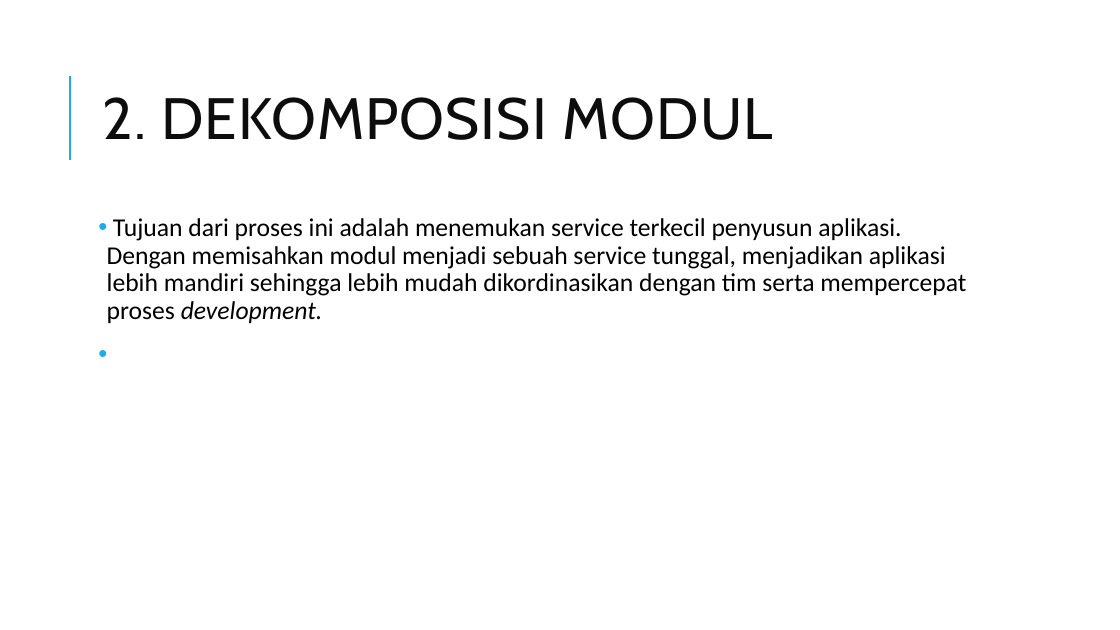
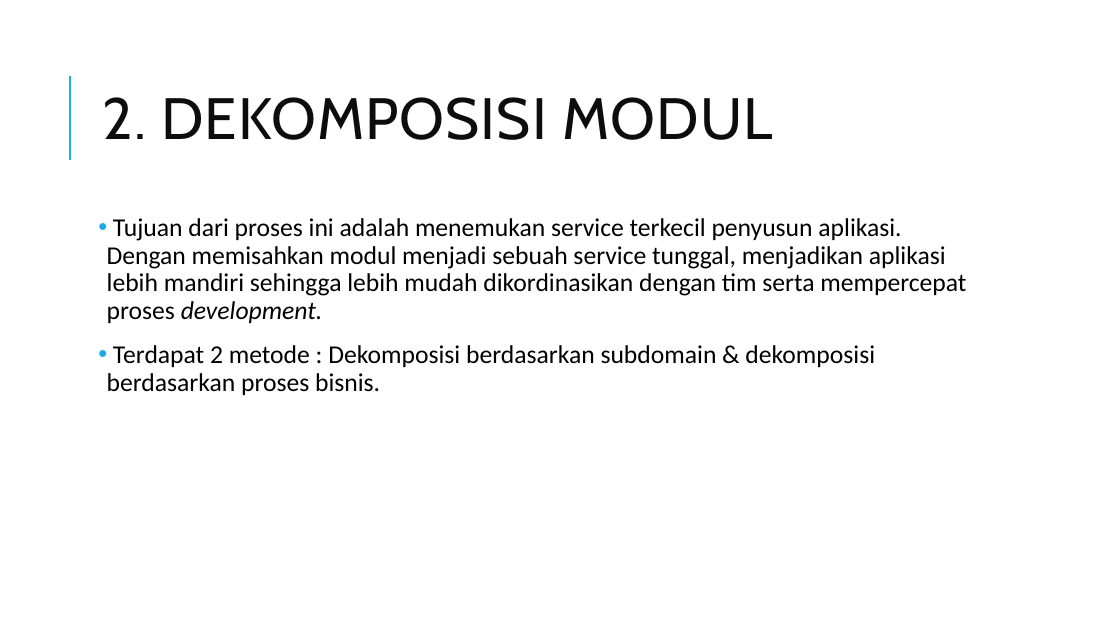
Before and after one commit to edriclaksaputra/tugasakhir, a slide deck: slide 14 of PPT.pptx. Drawn at 1120x630 pixels with LibreOffice and Linux fonts; fonts in the diff are those of the drawing. Boxes give left, top, right and bottom in pixels: in the first picture for what was removed or moved away, otherwise in the second. Text is boxed around its words. In the diff, an @@ line names an element or a change of style, - is before the commit and + after.

```diff
--- a/PPT.pptx
+++ b/PPT.pptx
@@ text at bbox=[107, 345, 875, 395]: paragraph added @@
+• Terdapat 2 metode : Dekomposisi berdasarkan subdomain & dekomposisi berdasarkan proses bisnis.
```
Also in this commit, not shown: 12 other slides changed, 3 slides added, 1 slide removed, 5 other files.
